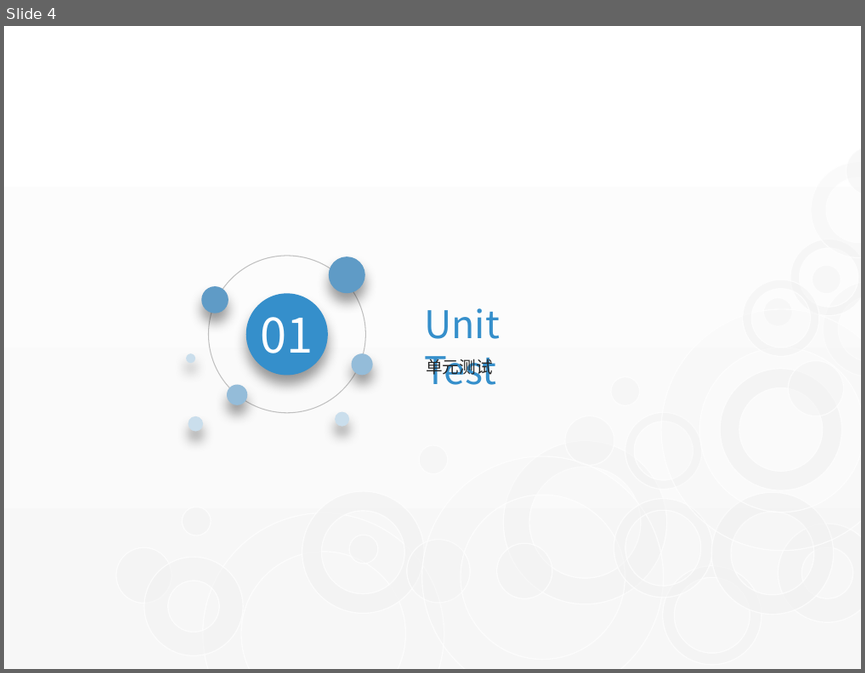
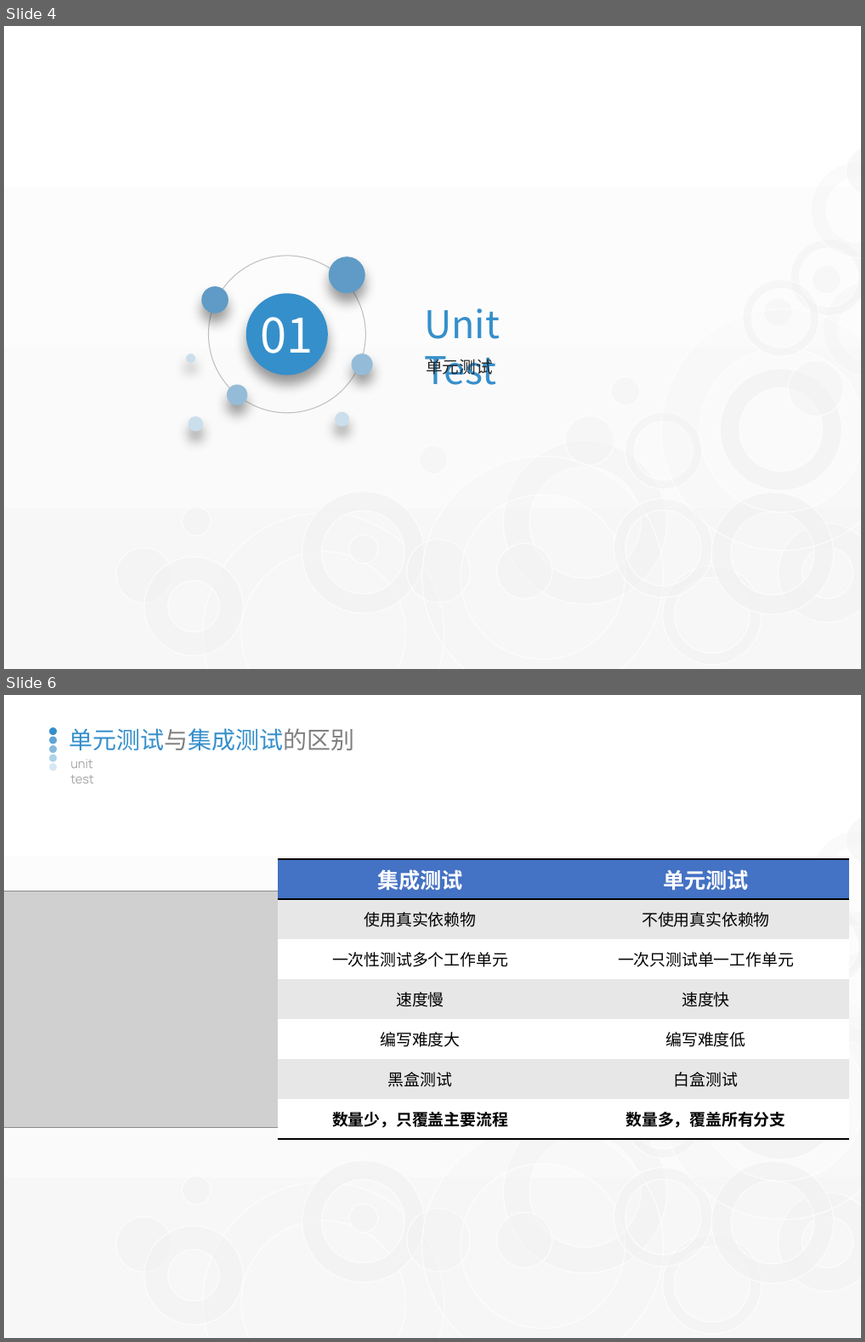
Before and after one commit to watermoonlx/code-review-unit-test, a slide deck: Code Review & Unit Test.pptx. Shown one above the other, each under a label of ours: slide 4 before the commit, slides 4 and 6 after it; the slides between them are not shown. The pictures are 865x673 and 865x1342 pixels, drawn with LibreOffice and Linux fonts; fonts in the diff are those of the drawing; grey boxes stand for pictures. Boxes give left, top, right and bottom in pixels: in the first picture for what was removed or moved away, otherwise in the second. Text is boxed around its words. In the diff, an @@ line names an element or a change of style, - is before the commit and + after.

```diff
--- a/Code Review & Unit Test.pptx
+++ b/Code Review & Unit Test.pptx
@@ slide 6 added at [4, 695, 861, 1338], background gradient #FFFFFF to #F7F7F7; not listed: 28 template elements that a slide beside it also shows @@
@@ group added at [49, 727, 57, 771]: 5 ellipses @@
@@ text added at [69, 728, 355, 751], 20 pt, text #358FCB @@
+单元测试与集成测试的区别
@@ text added at [70, 759, 94, 783], 10.5 pt, text #A6A6A6 @@
+unit test
@@ table added at [278, 860, 848, 1139], 7 rows, 2 columns @@
+集成测试 | 单元测试
+使用真实依赖物 | 不使用真实依赖物
+一次性测试多个工作单元 | 一次只测试单一工作单元
+速度慢 | 速度快
+编写难度大 | 编写难度低
+黑盒测试 | 白盒测试
+数量少，只覆盖主要流程 | 数量多，覆盖所有分支
@@ picture added at [4, 891, 296, 1128] @@
```
Also in this commit, not shown: 3 slides changed, 11 other slides added, 22 slides removed, 7 other files.
